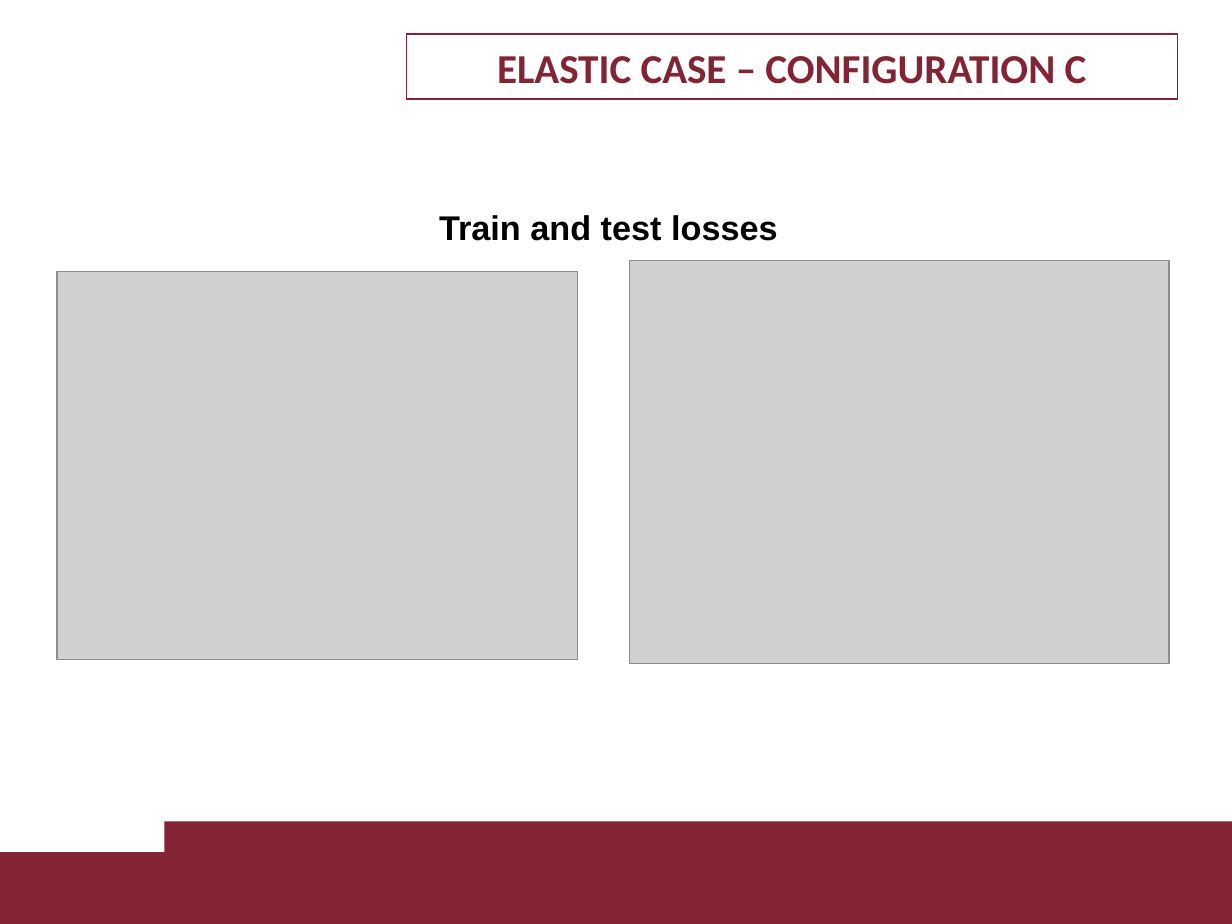
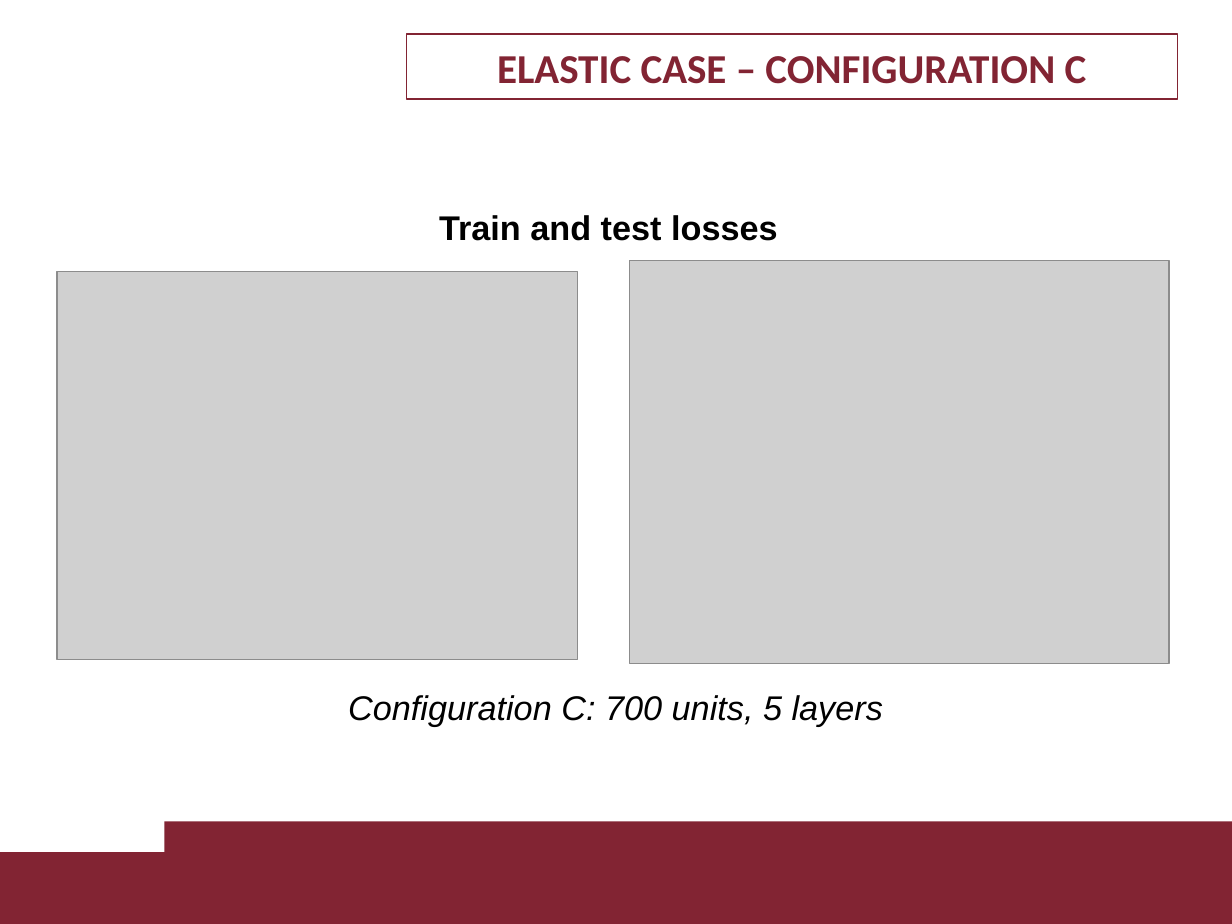
Before and after one commit to LorCir28/lagrangian_neural_network_with_PDcontroller_gravity_cancellation, a slide deck: slide 25 of presentation/1895955_1884561.pptx (slide 27 before the commit). Drawn at 1232x924 pixels with LibreOffice and Linux fonts; fonts in the diff are those of the drawing; grey boxes stand for pictures; background and template pictures are left out. Boxes give left, top, right and bottom in pixels: in the first picture for what was removed or moved away, otherwise in the second. Text is boxed around its words. In the diff, an @@ line names an element or a change of style, - is before the commit and + after.

```diff
--- a/presentation/1895955_1884561.pptx
+++ b/presentation/1895955_1884561.pptx
@@ text added at box(348, 695, 883, 727), 20 pt, text #000000, italic @@
+Configuration C: 700 units, 5 layers
```
Also in this commit, not shown: 5 other slides changed, 5 slides added, 7 slides removed, 1 other file.
